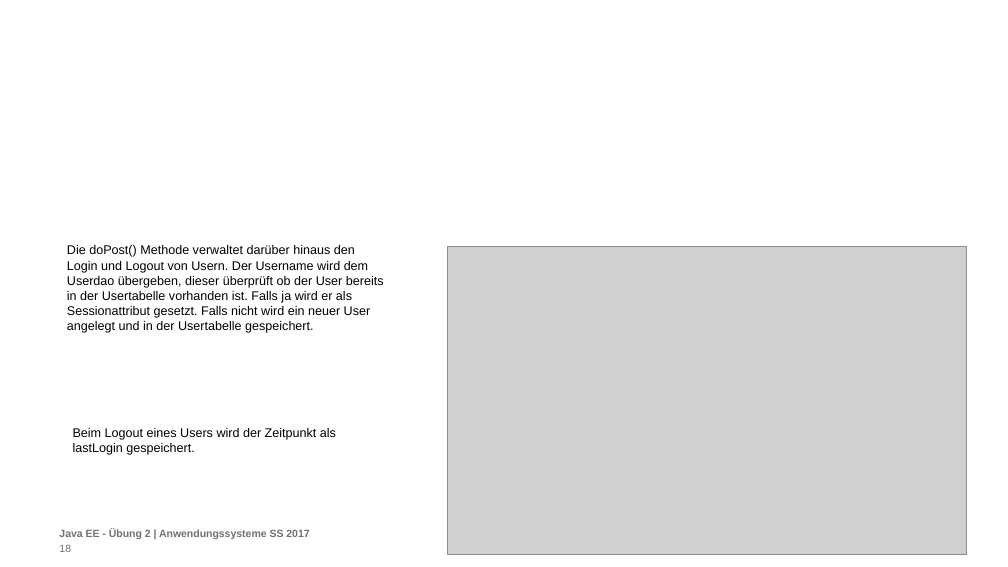
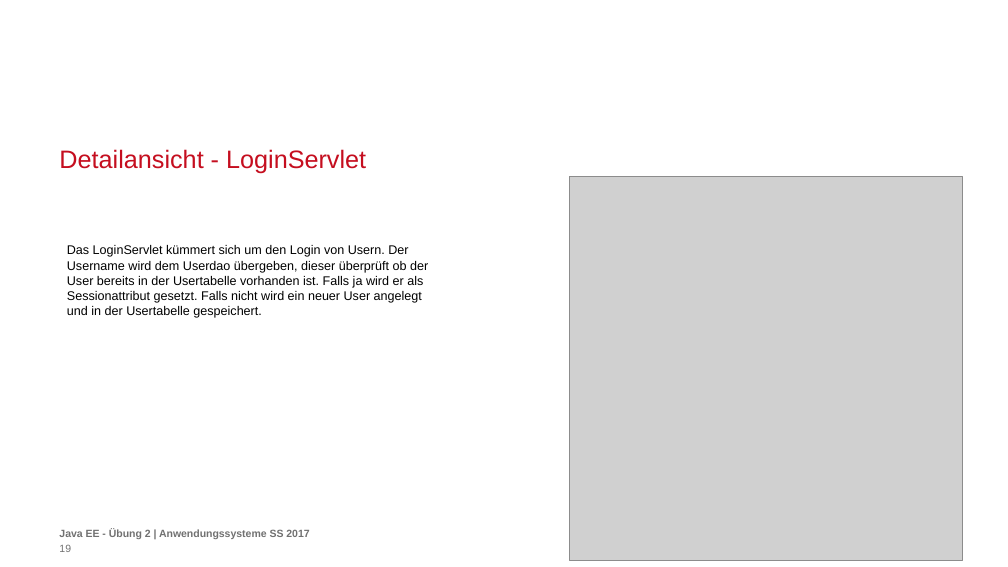
Before and after one commit to carolin262/anwendungssysA2, a slide deck: slide 19 of PräsentationJavaEE.pptx (slide 18 before the commit). Drawn at 1008x567 pixels with LibreOffice and Linux fonts; fonts in the diff are those of the drawing; grey boxes stand for pictures; background and template pictures are left out. Boxes give left, top, right and bottom in pixels: in the first picture for what was removed or moved away, otherwise in the second. Text is boxed around its words. In the diff, an @@ line names an element or a change of style, - is before the commit and + after.

```diff
--- a/PräsentationJavaEE.pptx
+++ b/PräsentationJavaEE.pptx
@@ title added at box(59, 149, 366, 174), 24 pt, text #C50E1F @@
+Detailansicht - LoginServlet
@@ picture: place and size @@
-picture at box(448, 247, 966, 555)
+picture at box(569, 176, 963, 560)
@@ text at box(67, 245, 428, 318): text changed @@
-Die doPost() Methode verwaltet darüber hinaus den Login und Logout von Usern. Der Username wird dem Userdao übergeben, dieser überprüft ob der User bereits in der Usertabelle vorhanden ist. Falls ja wird er als Sessionattribut gesetzt. Falls nicht wird ein neuer User angelegt und in der Usertabelle gespeichert.
+Das LoginServlet kümmert sich um den Login von Usern. Der Username wird dem Userdao übergeben, dieser überprüft ob der User bereits in der Usertabelle vorhanden ist. Falls ja wird er als Sessionattribut gesetzt. Falls nicht wird ein neuer User angelegt und in der Usertabelle gespeichert.
@@ text removed at box(73, 428, 336, 455) @@
-Beim Logout eines Users wird der Zeitpunkt als lastLogin gespeichert.
@@ rectangle removed at box(798, 520, 948, 555) @@
-Dezentrales Logo
-optional
```
Also in this commit, not shown: 10 other slides changed, 5 slides added.
